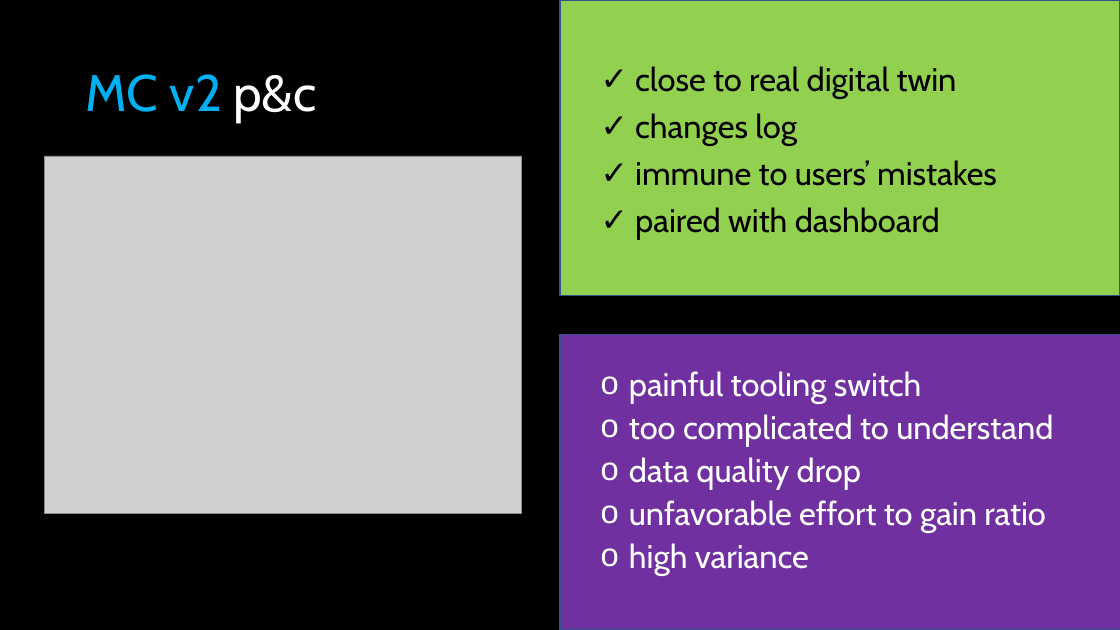
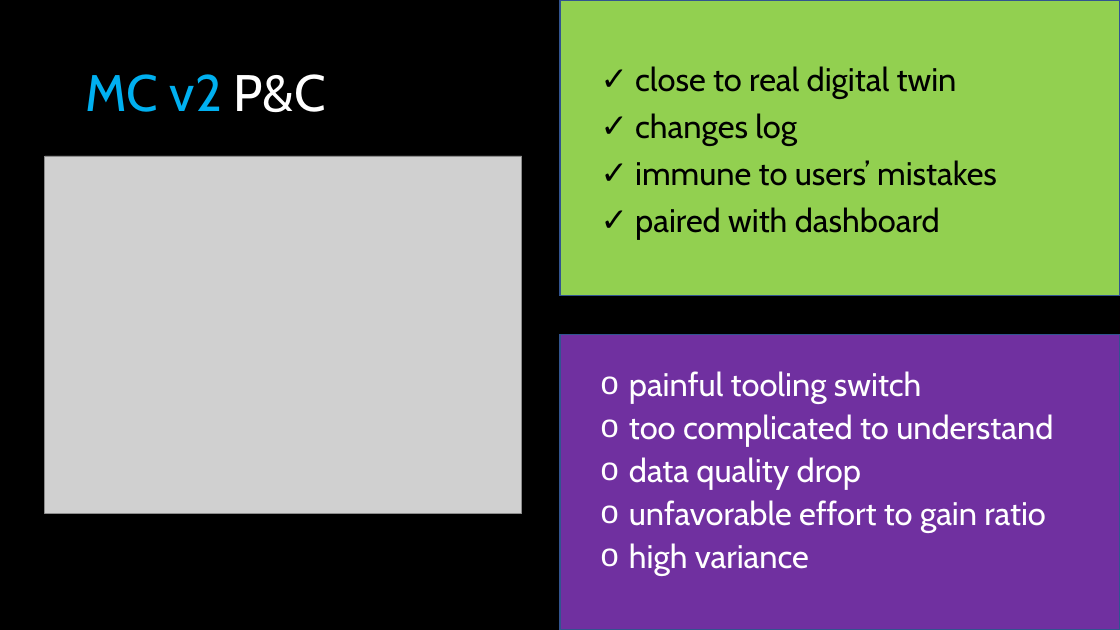
Before and after one commit to lady-pandas/is-prediction-still-difficult, a slide deck: slide 12 of presentation/Is prediction STILL difficult.pptx. Drawn at 1120x630 pixels with LibreOffice and Linux fonts; fonts in the diff are those of the drawing; grey boxes stand for pictures. Boxes give left, top, right and bottom in pixels: in the first picture for what was removed or moved away, otherwise in the second. Text is boxed around its words. In the diff, an @@ line names an element or a change of style, - is before the commit and + after.

```diff
--- a/presentation/Is prediction STILL difficult.pptx
+++ b/presentation/Is prediction STILL difficult.pptx
@@ title at box(85, 74, 326, 112): text changed @@
-MC v2 p&c
+MC v2 P&C
```
Also in this commit, not shown: 7 other slides changed, 1 other file.
